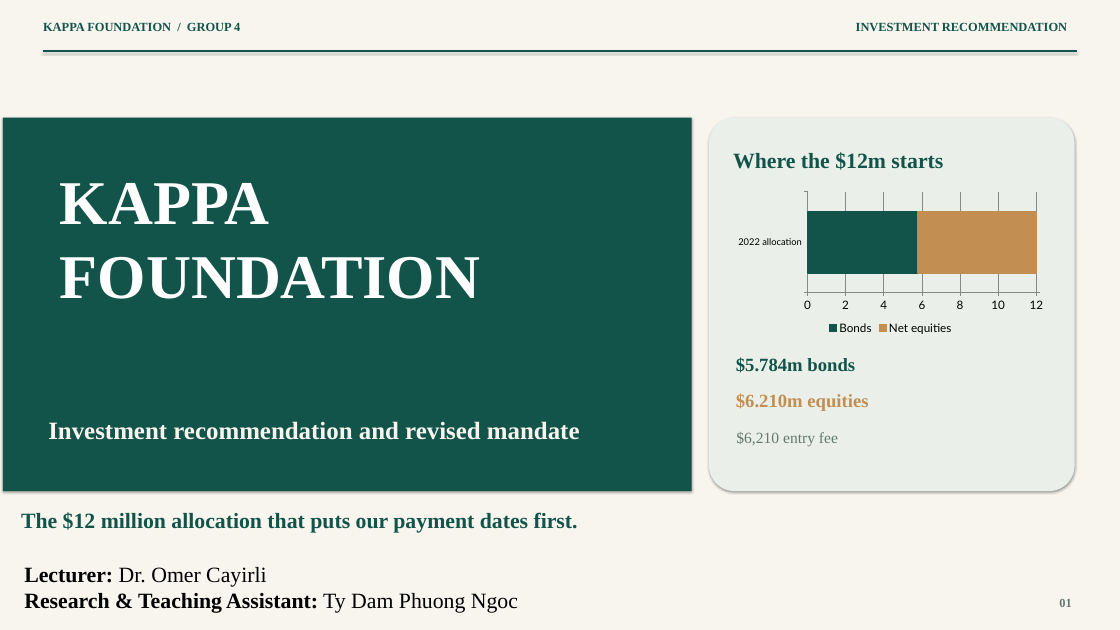
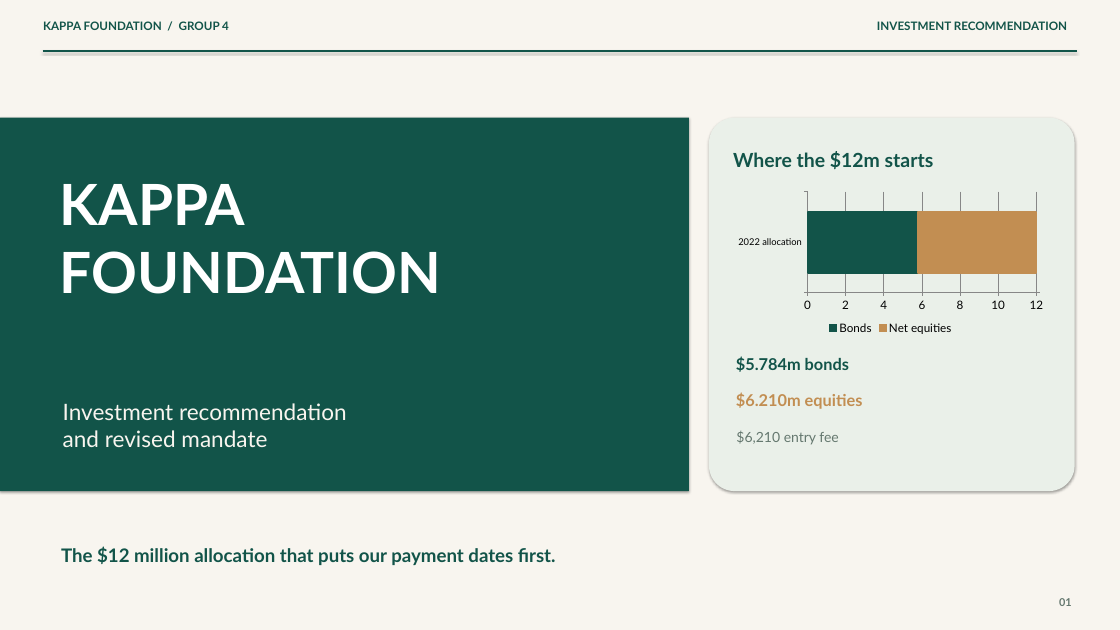
Before and after one commit to lucasnguynn/BFIN-Assignment, a slide deck: slide 1 of Final Submission/Presentation.pptx. Drawn at 1120x630 pixels with LibreOffice and Linux fonts; fonts in the diff are those of the drawing. Boxes give left, top, right and bottom in pixels: in the first picture for what was removed or moved away, otherwise in the second. Text is boxed around its words. In the diff, an @@ line names an element or a change of style, - is before the commit and + after.

```diff
--- a/Final Submission/Presentation.pptx
+++ b/Final Submission/Presentation.pptx
@@ text "KAPPA FOUNDATION / GROUP 4" at (x1=43, y1=21, x2=229, y2=30): size 16 to 15 pt, font Times New Roman to Lato @@
@@ text "INVESTMENT RECOMMENDATION" at (x1=877, y1=21, x2=1067, y2=30): size 16 to 15 pt, font Times New Roman to Lato @@
@@ text "Where the $12m starts" at (x1=733, y1=151, x2=934, y2=169): size 28 to 25 pt, font Times New Roman to Lato @@
@@ text "KAPPA" at (x1=60, y1=184, x2=441, y2=294): size 80 to 73 pt, font Times New Roman to Lato @@
@@ text "$5.784m bonds" at (x1=736, y1=356, x2=849, y2=372): size 24 to 21 pt, font Times New Roman to Lato @@
@@ text "$6.210m equities" at (x1=736, y1=392, x2=863, y2=409): size 24 to 21 pt, font Times New Roman to Lato @@
@@ text at (x1=63, y1=403, x2=347, y2=447): text changed; size 32 to 29 pt; font Times New Roman to Lato; bold off @@
-Investment recommendation and revised mandate
+Investment recommendation
+and revised mandate
@@ text "$6,210 entry fee" at (x1=736, y1=431, x2=838, y2=445): size 20 to 18 pt, font Times New Roman to Lato @@
@@ text "The $12 million allocation that ..." moved from (x1=21, y1=512, x2=578, y2=533) to (x1=61, y1=546, x2=556, y2=565) @@
@@ text "The $12 million allocation that ..." at (x1=61, y1=546, x2=556, y2=565): size 28 to 24 pt, font Times New Roman to Lato @@
@@ text removed at (x1=24, y1=567, x2=518, y2=613) @@
-Lecturer: Dr. Omer Cayirli
-Research & Teaching Assistant: Ty Dam Phuong Ngoc
@@ text "01" at (x1=1059, y1=598, x2=1072, y2=606): size 16 to 14 pt, font Times New Roman to Lato @@
```
Also in this commit, not shown: 16 other slides changed, 8 other files.
